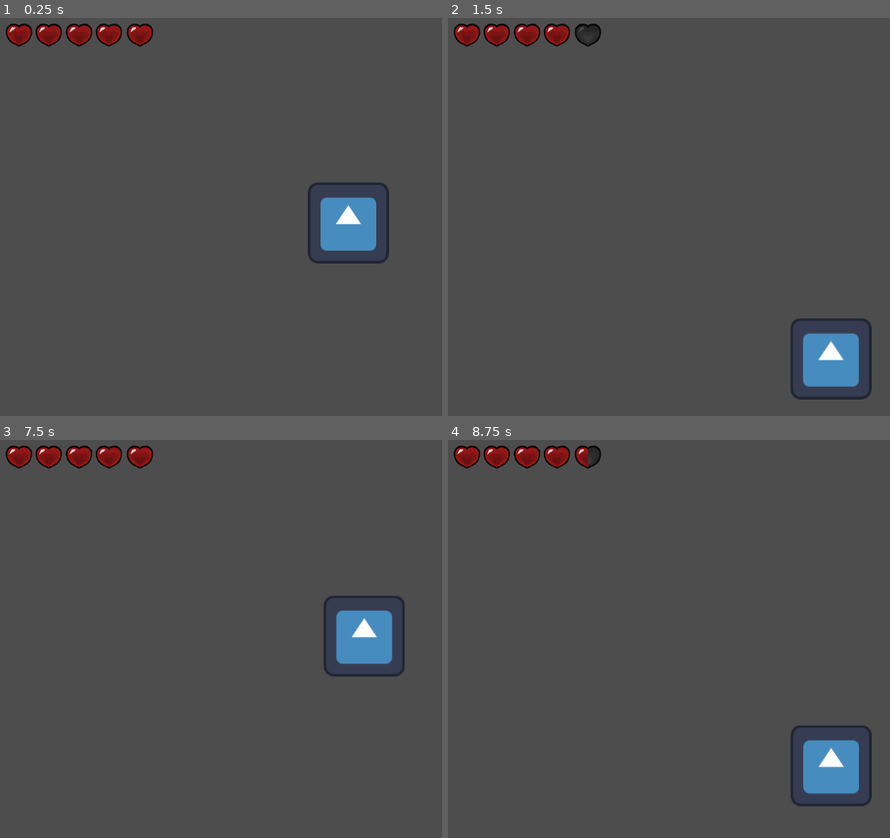
Above: before the commit, frames 1-4 (two rows, left to right).
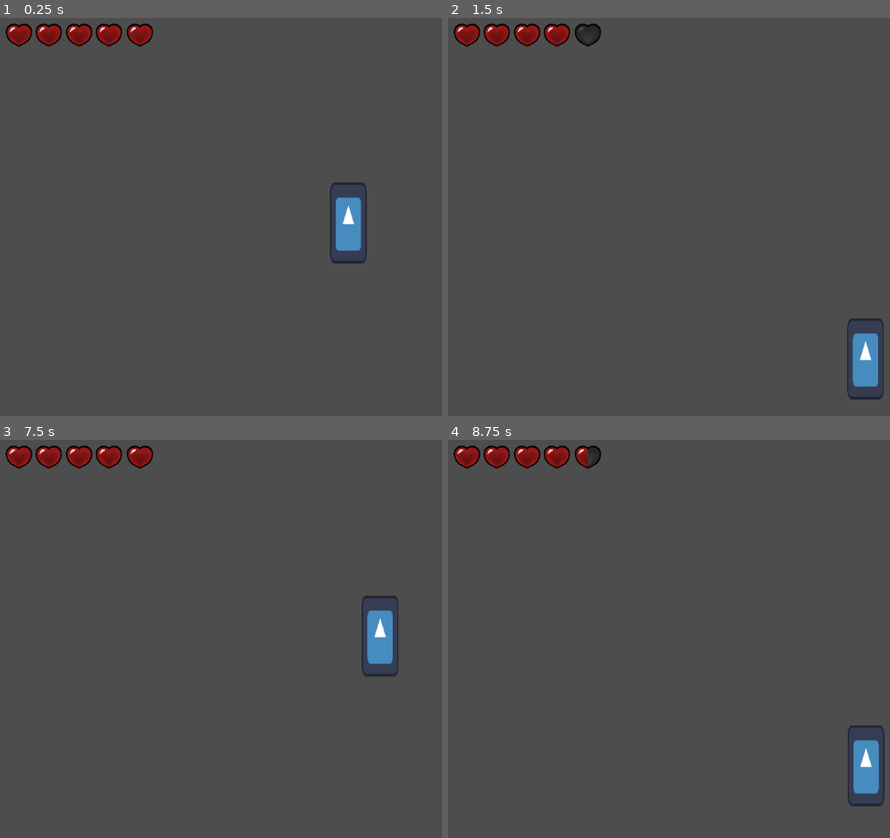
Above: after the commit, the same moments.

Repository: Dekoder-py/DaydreamProject
Game: Godot game, scene res://scenes/level_one.tscn
The game is run twice, just before and just after one commit, with the same random seed, the same clock (stepped at 60 frames per second) and the same inputs. The engine's default icon, where the game draws it, is replaced by a stand-in: a white triangle on a blue panel in a dark square.
Inputs:
- Up to frame 1 (0.25 s): no input
- Up to frame 2 (1.5 s): tap Enter at 0.5 s; hold Right (right) from 0.53 s (still down); tap X (shoot) at 0.6, 1.35 s; tap W (jump) at 0.77 s
- Up to frame 3 (7.5 s): tap W (jump) at 1.52, 3.02, 3.77, 4.52, 6.02, 6.77 s; release Right (right) at 2.03 s; hold A (left) 2.03-2.78 s; tap X (shoot) every 0.75 s from 2.1 to 7.35 s; tap Space at 2.75, 4.25, 5.75 s; hold Right (right) 2.78-4.28 s; tap Enter at 3.5, 5 s; hold A (left) 4.28-5.03 s; hold Right (right) 5.03-5.78 s; hold A (left) 5.78-7.28 s; hold Right (right) from 7.28 s (still down)
- Up to frame 4 (8.75 s): keep holding Right (right); tap W (jump) at 7.52 s; tap X (shoot) at 8.1 s

The runs differ from the first frame. In frame 1, 1.5% of the frame differs, in the area x 69-89%, y 41-62%; in frame 2, 2.6%; in frame 3, 1.6%; in frame 4, 2.6%, in the area x 77-99%, y 71-92%.

Commit message:
update player size speed and jump

Diff:
--- a/scenes/player.tscn
+++ b/scenes/player.tscn
@@ -6,12 +6,13 @@
 [ext_resource type="AudioStream" uid="uid://c8ffi1umtp2gt" path="res://assets/death.wav" id="4_dqkch"]
 
 [sub_resource type="RectangleShape2D" id="RectangleShape2D_dqkch"]
-size = Vector2(134, 130)
+size = Vector2(58, 130)
 
 [node name="Player" type="CharacterBody2D"]
 script = ExtResource("1_g2els")
 
 [node name="Sprite" type="Sprite2D" parent="."]
+scale = Vector2(0.453125, 1)
 texture = ExtResource("2_qhqgy")
 
 [node name="CollisionShape" type="CollisionShape2D" parent="."]
--- a/scripts/player.gd
+++ b/scripts/player.gd
@@ -8,8 +8,8 @@
 const HEART_EMPTY = preload("uid://btvkx1io5xfbf")
 
 
-const SPEED = 300.0
-const JUMP_VELOCITY = -400.0
+const SPEED = 600.0
+const JUMP_VELOCITY = -900.0
 var health: float = 5
 var can_shoot := true
 
